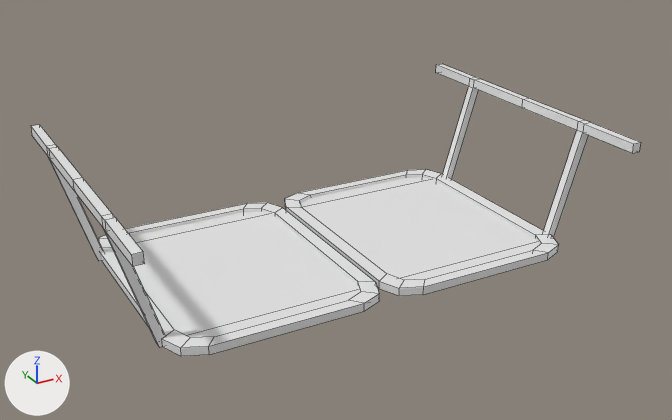
The FBX model Assets/Scenes/PROPS/Cube_062.fbx, before and after one commit.
Before and after are seen from a 50 mm lens placed at (-6.54, -12.18, 6.68), pointed at (0.05, -0.19, 0.69). Every picture has the same lights, and +X, +Y and +Z are marked at lower left. Mesh edges are drawn as thin lines. Where no turn or scale is listed for an object, it has been applied to the vertices.
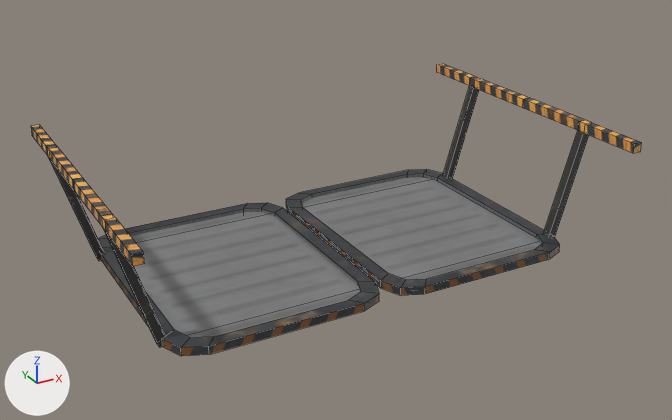
Changed parts and their boxes [x1, y1, x2, y2] in the pictures (672 x 420 px; the box of a moved part takes in the faces that stretch with it):
part 1 of me_cube_063, moved or reshaped
    before: [285, 169, 559, 296]
    after: [286, 169, 560, 295]
part 2 of me_cube_063, moved or reshaped
    before: [300, 177, 540, 280]
    after: [301, 177, 541, 280]
part 3 of me_cube_063, moved or reshaped
    before: [436, 64, 641, 238]
    after: [437, 64, 641, 237]
part 4 of me_cube_063, recoloured (white to grey)
    both: [31, 125, 379, 356]

The change, as a diff of the scene's bpy script:
```diff
--- a/Assets/Scenes/PROPS/Cube_062.fbx.py
+++ b/Assets/Scenes/PROPS/Cube_062.fbx.py
@@ img_metal_png @@
+img_metal_png = load_image('Metal.png', '../material/Metal.png', 512, 512, 'sRGB')
@@ mat_material @@
+mat_material = principled_material('Material')
+mat_material.texture = img_metal_png
@@ me_cube_063 @@
 # used by ob_cube_062; location = (0.0, 0.0, 0.0)
-me_cube_063.from_pydata(...)  # 184 vertices, 142 faces; spans x -3.98..3.97, y -2.67..2.59, z -0.07..1.93
+me_cube_063.from_pydata(...)  # 184 vertices, 142 faces; spans x -3.98..3.98, y -2.67..2.59, z -0.07..1.93
+# me_cube_063 part 1: the loose piece of 48 vertices spanning x 0.02..3.37, y -2.08..2.08, z -0.06..0.06 is mirrored in x about its middle, then moved by (0.03, 0.0, 0.0), in mat_material (picture img_metal_png)
+# me_cube_063 part 2: the loose piece of 8 vertices spanning x 0.23..3.34, y -2.0..2.0, z 0.0 is mirrored in x about its middle, then moved by (-0.15, 0.0, 0.0), in mat_material (picture img_metal_png)
+# me_cube_063 part 3: the loose piece of 36 vertices spanning x 3.27..3.97, y -2.67..2.59, z -0.07..1.93 is moved by (0.01, 0.0, 0.0), in mat_material (picture img_metal_png)
+# me_cube_063 part 4: 71 faces spanning x -3.98..-0.05, y -2.67..2.59, z -0.07..1.93 switch from no material to mat_material (picture img_metal_png)
```
